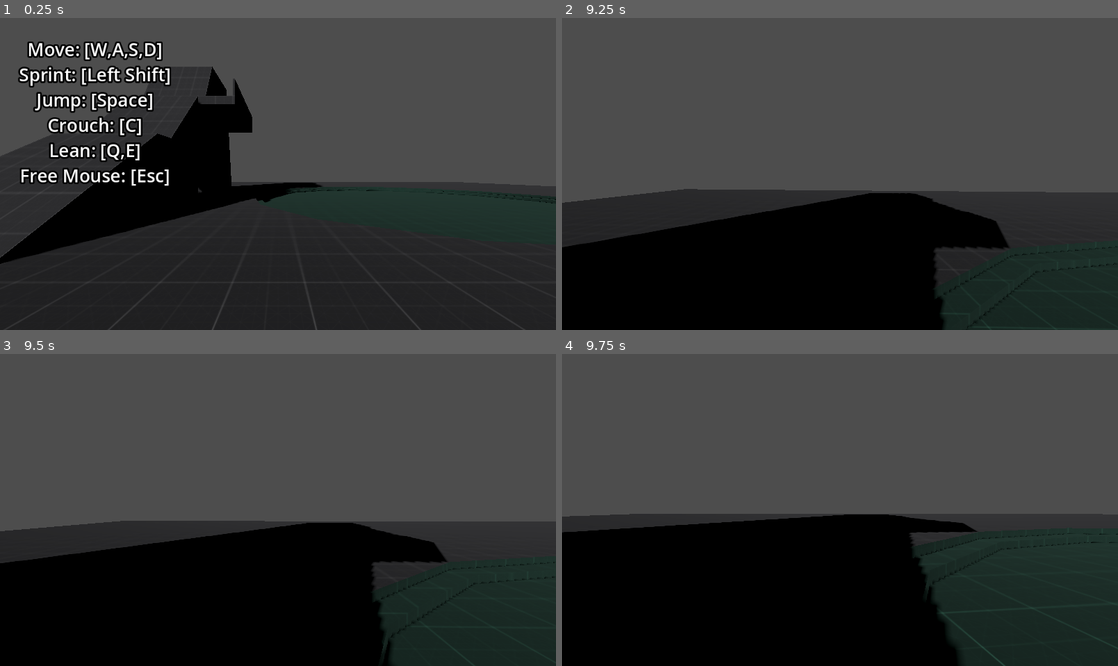
Above: before the commit, frames 1-4 (two rows, left to right).
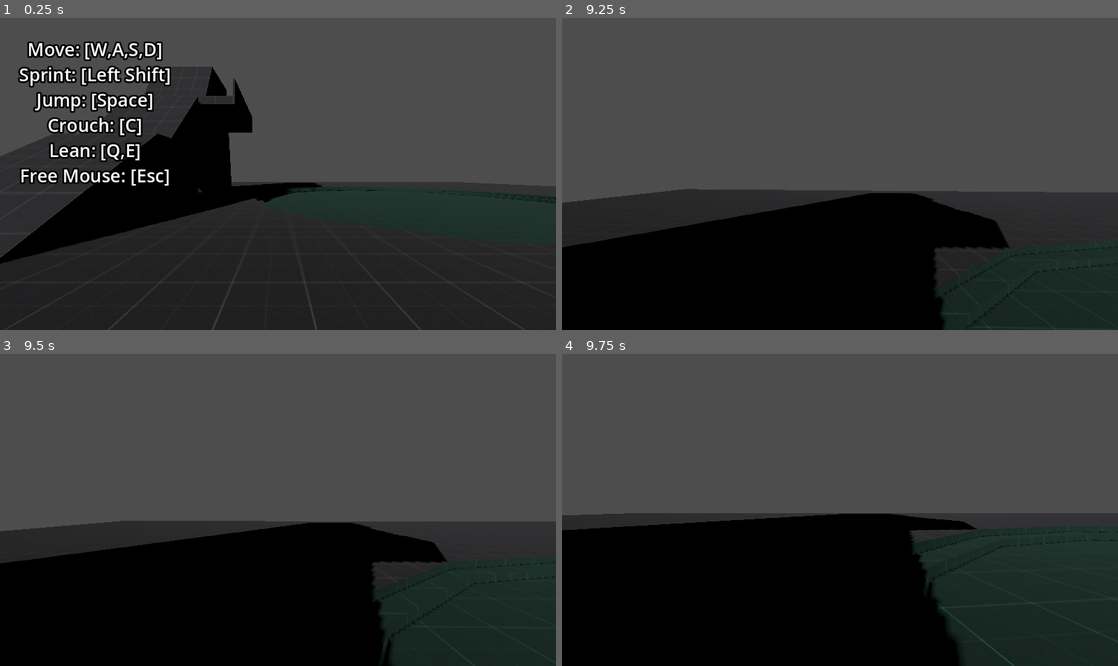
Above: after the commit, the same moments.

Repository: newengland-neighbor/data-driven-fp-controller
Game: Godot game, scene res://Scenes/prototyping_room.tscn
Two runs of this game, one before a commit and one after it. Both use one fixed random seed, a clock stepped at 60 frames per second and the inputs below.
Inputs (mouse positions are in pixels of both pictures, inside the frame that each line leads up to):
- Up to frame 1 (0.25 s): no input
- Up to frame 2 (9.25 s): move the mouse to (867, 174) at 0.52 s; hold C (crouch) 0.53-1.28 s; hold W (move_forward) 0.53-5.78 s; tap Space (jump) at 0.77, 1.52, 3.02, 3.77, 4.52, 6.02, 6.77, 7.52, 9.02 s; move the mouse to (812, 174) at 1.27 s; tap Shift (sprint) every 1.5 s from 1.35 to 8.85 s; move the mouse to (851, 167) at 2.02 s; hold C (crouch) 2.03-2.78 s; move the mouse to (834, 180) at 2.77 s; move the mouse to (878, 177) at 3.52 s; hold C (crouch) 3.53-4.28 s; move the mouse to (795, 170) at 4.27 s; move the mouse to (845, 174) at 5.02 s; hold C (crouch) 5.03-5.78 s; move the mouse to (817, 167) at 5.77 s; hold E (lean_right) 5.78-6.53 s; move the mouse to (867, 174) at 6.52 s; hold C (crouch) 6.53-7.28 s; hold W (move_forward) 6.53-8.78 s; move the mouse to (812, 174) at 7.27 s; move the mouse to (851, 167) at 8.02 s; hold C (crouch) 8.03-8.78 s; move the mouse to (834, 180) at 8.77 s; hold Q (lean_left) from 8.78 s (still down)
- Up to frame 3 (9.5 s): keep holding Q (lean_left)
- Up to frame 4 (9.75 s): move the mouse to (878, 513) at 9.52 s; release Q (lean_left) at 9.53 s; hold W (move_forward) from 9.53 s (still down); hold C (crouch) from 9.53 s (still down)

Frames 1-3 are identical in both runs. In frame 4, 0.8% of the frame differs, in the area x 0-100%, y 51-100%.

Commit message:
Update fp_movestate_moving.gd

Diff:
--- a/Data/Player States/fp_movestate_moving.gd
+++ b/Data/Player States/fp_movestate_moving.gd
@@ -63,4 +63,4 @@
 func _move_player() -> void:
 	state_owner.step_up()
 	character_body_ref.move_and_slide()
-	#state_owner.step_down()
+	state_owner.step_down()
